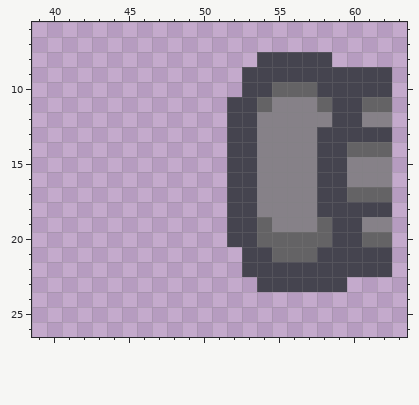
Pixel-art file -- art/modules/Weapon_1x2_Inside.ase. Above, as it was before the edit.
64x32 pixels, 1 frame. Shown: x 39..63, y 6..26.
After the commit:
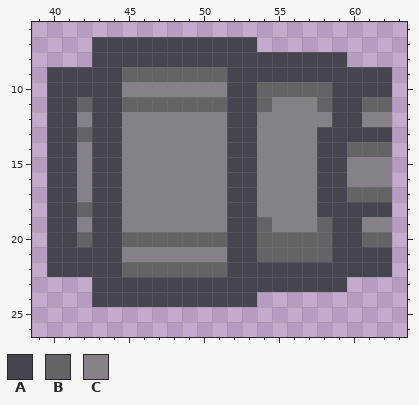
Palette (. is transparent): A #45444f  B #646365  C #868188
Difference:
The edit adds colour A in row 7 at x 43 to 53; in row 8 at x 43 to 53 and 59; in rows 9 to 10 at x 40 to 44 and 52; in rows 11 to 20 at x 40 to 41 and 43 to 44; in rows 21 to 22 at x 40 to 44 and 52; in rows 23 to 24 at x 43 to 53.
The edit adds colour B in row 9 at x 45 to 51; in row 11 at x 42 and 45 to 51; in row 13 at x 42; in row 18 at x 42; in row 20 at x 42 and 45 to 51; in row 22 at x 45 to 51.
Colour A gives way to colour B in row 10 at x 54 and 58; in row 21 at x 54 and 58.
The edit adds colour C in row 10 at x 45 to 51; in row 12 at x 42 and 45 to 51; in row 13 at x 45 to 51; in rows 14 to 17 at x 42 and 45 to 51; in row 18 at x 45 to 51; in row 19 at x 42 and 45 to 51.
The edit adds colour C in row 21 at x 45 to 51.
